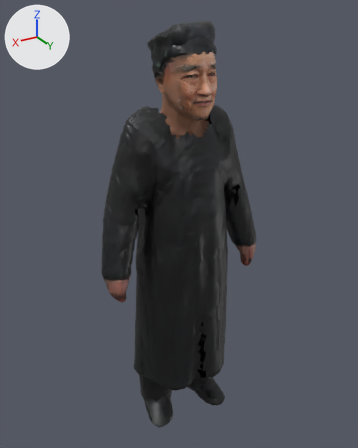
The glTF model public/models/ma/nhanvat/tp-023.glb: old version first, new version second.
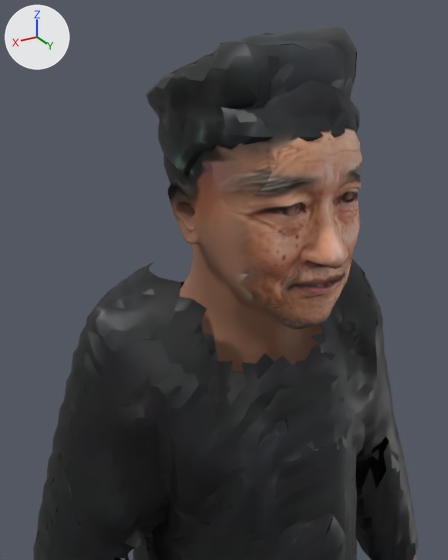
There are two pictures of each version: one whole from a camera (50 mm lens) standing at (0.925, 1.517, 1.649) and looking at (-0.003, -0.03, 0.876), one close up from a camera (50 mm lens) standing at (0.397, 0.598, 1.633) and looking at (-0.068, -0.176, 1.245). Lighting does not change. The marker at upper left points along +X, +Y and +Z. The older version's two pictures come first. Vertices at exactly the same position are counted once.

In view in the first close-up: 'Body'.
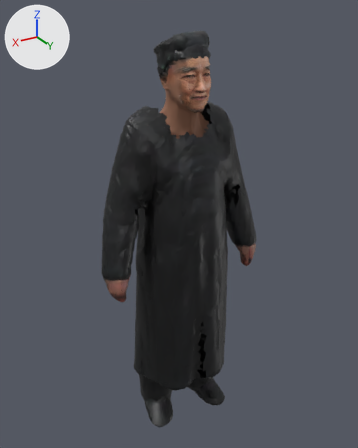
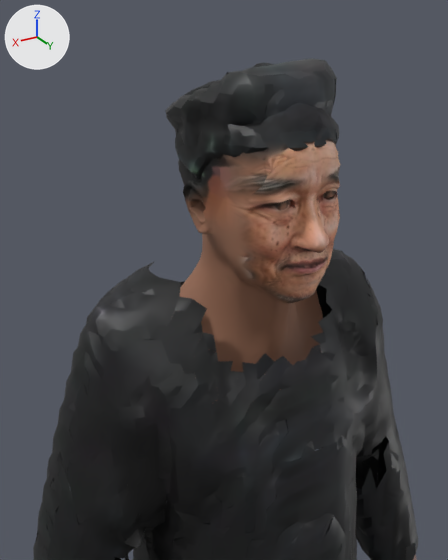
Location of each change, [x1, y1, x2, y2] in pixels of the close-ups (448 x 560 px; the box of a moved part takes in the faces that stretch with it):
'Body', reshaped: before [33, 27, 418, 560]; after [33, 58, 418, 560]
part 1 of me_body, moved or reshaped: before [146, 27, 360, 177]; after [165, 58, 339, 179]
part 2 of me_body, moved or reshaped (mostly hidden): before [340, 188, 358, 200]; after [323, 188, 337, 198]
part 3 of me_body, moved or reshaped (mostly hidden): before [272, 203, 301, 216]; after [268, 200, 291, 210]
part 4 of me_body, moved or reshaped: before [163, 33, 362, 341]; after [175, 63, 340, 341]

The edits, one by one:
me_body is used by ob_body; location (0.0, 0.0, 0.0).
me_body had 16594 vertices, 23680 faces and spanned x -0.34..0.34, y -0.16..0.16, z 0.0..1.62.
me_body now has 16594 vertices, 23680 faces and spans x -0.34..0.34, y -0.16..0.16, z 0.0..1.59.
me_body part 1: the loose piece of 641 vertices spanning x -0.11..0.11, y -0.13..0.14, z 1.46..1.62 is scaled about its middle by 0.824, then moved by (0.0, 0.0, -0.02).
me_body part 2: the loose piece of 362 vertices spanning x -0.05..-0.02, y 0.09..0.13, z 1.45..1.48 is moved by (0.01, -0.02, 0.0).
me_body part 3: the loose piece of 362 vertices spanning x 0.02..0.06, y 0.09..0.13, z 1.44..1.48 is moved by (-0.01, -0.02, 0.0).
me_body part 4: 4489 of 16594 vertices moved; they spanned x -0.14..0.1, y -0.14..0.16, z 1.28..1.61 and now span x -0.13..0.08, y -0.11..0.13, z 1.28..1.58; mean shift (0.0, -0.01, 0.0); largest move (0.0, 0.13, 1.32) -> (0.0, 0.1, 1.34).
